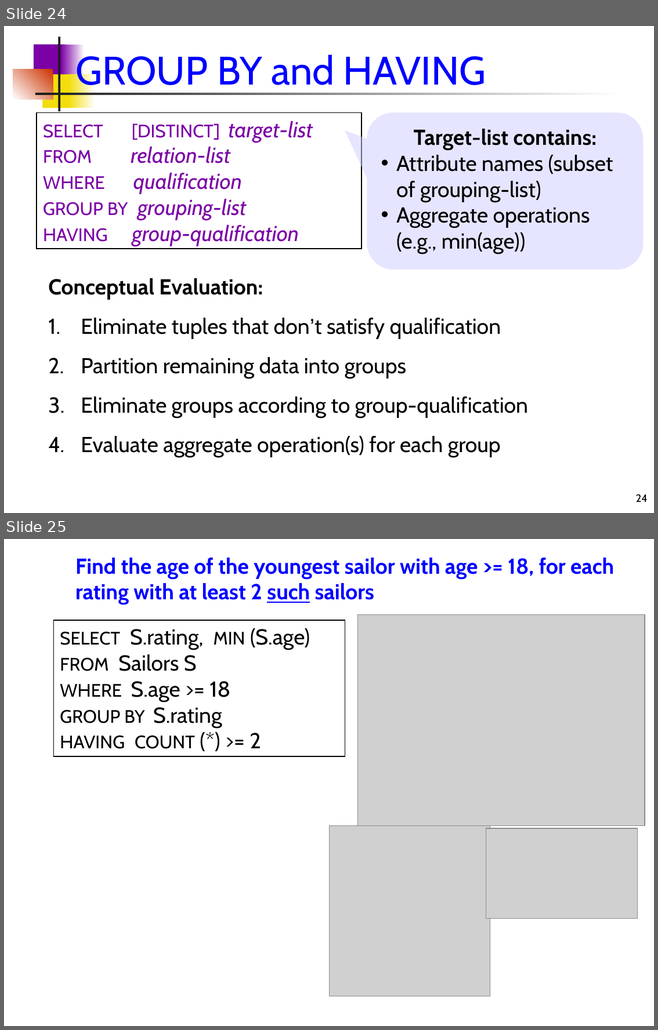
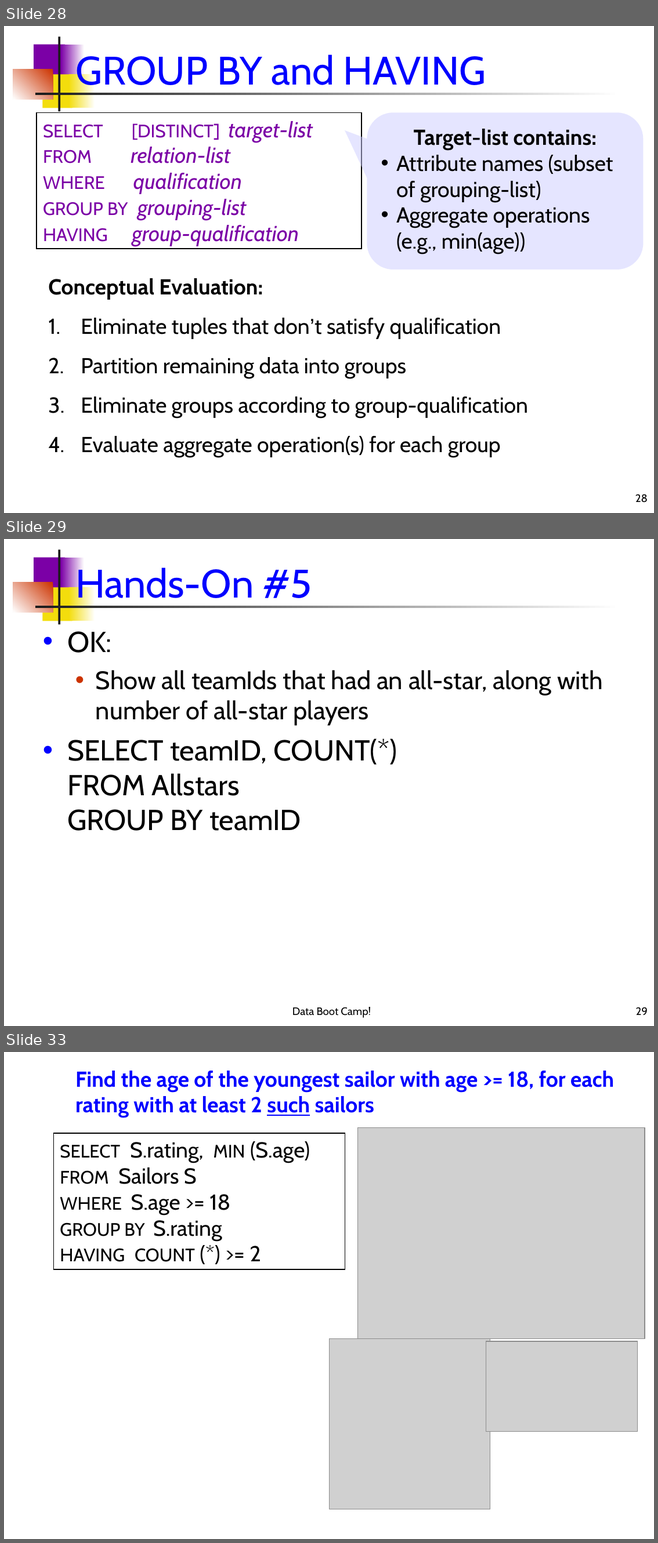
Before and after one commit to dssg/dssg-training-workshop-2015, a slide deck: slides/introductionToSQL.ppt. Shown one above the other, each under a label of ours: slides 24 and 25 before the commit, slides 28, 29 and 33 after it; the slides between them are not shown. The pictures are 658x1030 and 658x1543 pixels, drawn with LibreOffice and Linux fonts; fonts in the diff are those of the drawing; grey boxes stand for pictures. Boxes give left, top, right and bottom in pixels: in the first picture for what was removed or moved away, otherwise in the second. Text is boxed around its words. In the diff, an @@ line names an element or a change of style, - is before the commit and + after.

```diff
--- a/slides/introductionToSQL.ppt
+++ b/slides/introductionToSQL.ppt
@@ slide 29 added at (4, 539, 654, 1026), background #FFFFFF; not listed: 7 template elements that a slide beside it also shows @@
@@ title added at (75, 565, 312, 607), 44 pt, text #0000FF @@
+Hands-On #5
@@ text added at (67, 631, 603, 831), 28 pt, text #000000 @@
+• OK:
+  • Show all teamIds that had an all-star, along with number of all-star players
+• SELECT teamID, COUNT(*)
+  FROM Allstars
+  GROUP BY teamID
@@ text added at (292, 1007, 371, 1018), 12 pt, text #000000 @@
+Data Boot Camp!
@@ page number added at (636, 1007, 647, 1015), 12 pt, text #000000 @@
+29
@@ what was slide 24 is now slide 28 @@
@@ page number at (635, 494, 647, 503): text changed @@
-24
+28
@@ what was slide 25 is now slide 33 @@
```
Also in this commit, not shown: 1 slide changed, 10 other slides added, 3 slides removed, 2 other files.
